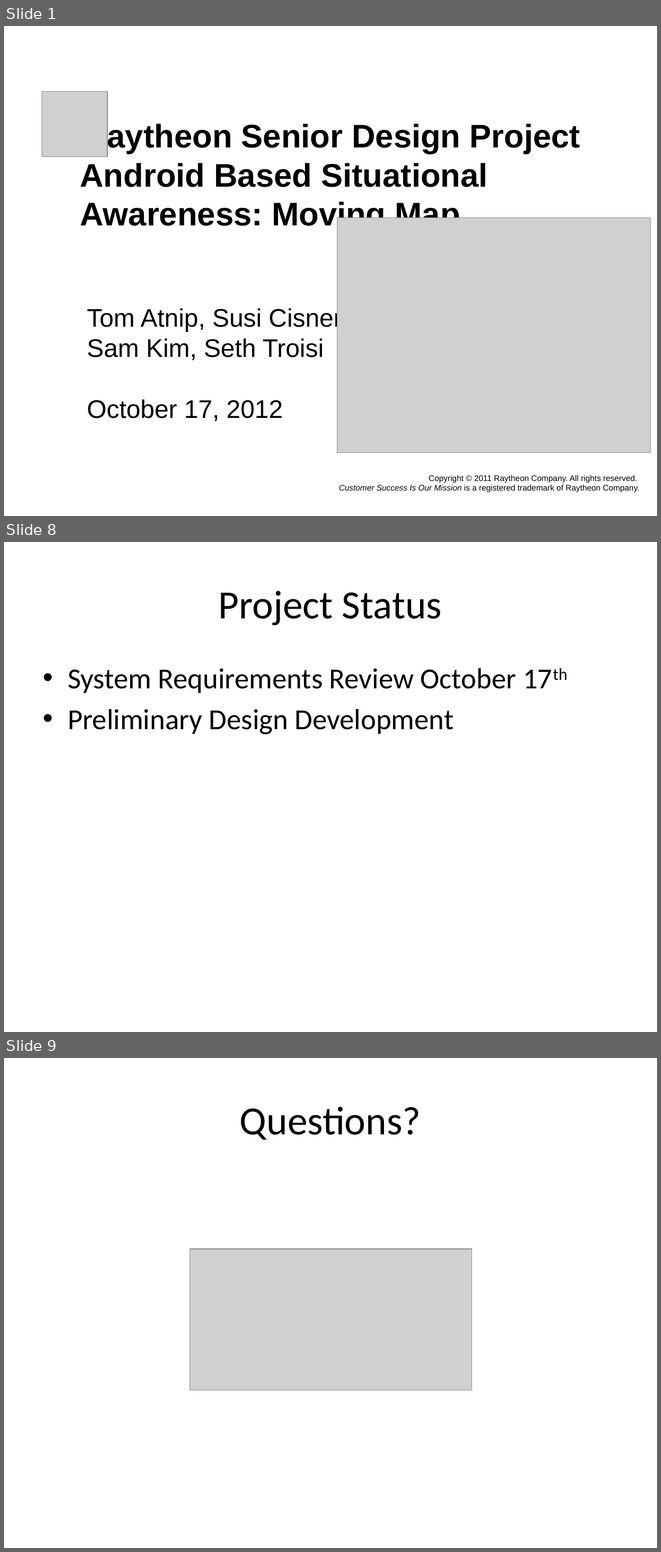
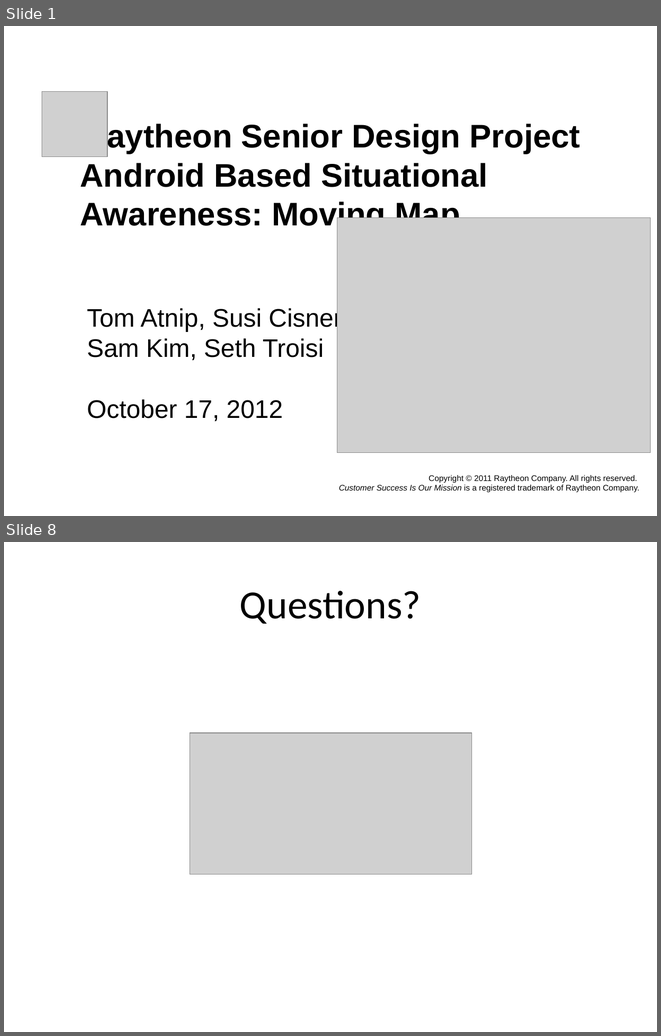
Before and after one commit to atniptw/Senior-Project, a slide deck: Documents/PowerPoints/FallPresentation.pptx. Shown one above the other, each under a label of ours: slides 1, 8 and 9 before the commit, slides 1 and 8 after it; the slides between them are not shown. The pictures are 661x1552 and 661x1036 pixels, drawn with LibreOffice and Linux fonts; fonts in the diff are those of the drawing; grey boxes stand for pictures; background and template pictures are left out. Boxes give left, top, right and bottom in pixels: in the first picture for what was removed or moved away, otherwise in the second. Text is boxed around its words. In the diff, an @@ line names an element or a change of style, - is before the commit and + after.

```diff
--- a/Documents/PowerPoints/FallPresentation.pptx
+++ b/Documents/PowerPoints/FallPresentation.pptx
@@ slide 8 removed at (4,542,657,1032), background #FFFFFF @@
@@ title removed at (219,591,442,625) @@
-Project Status
@@ text removed at (68,668,517,734) @@
-• System Requirements Review October 17th
-• Preliminary Design Development
@@ what was slide 9 is now slide 8 @@
```
Also in this commit, not shown: 6 slides changed.
